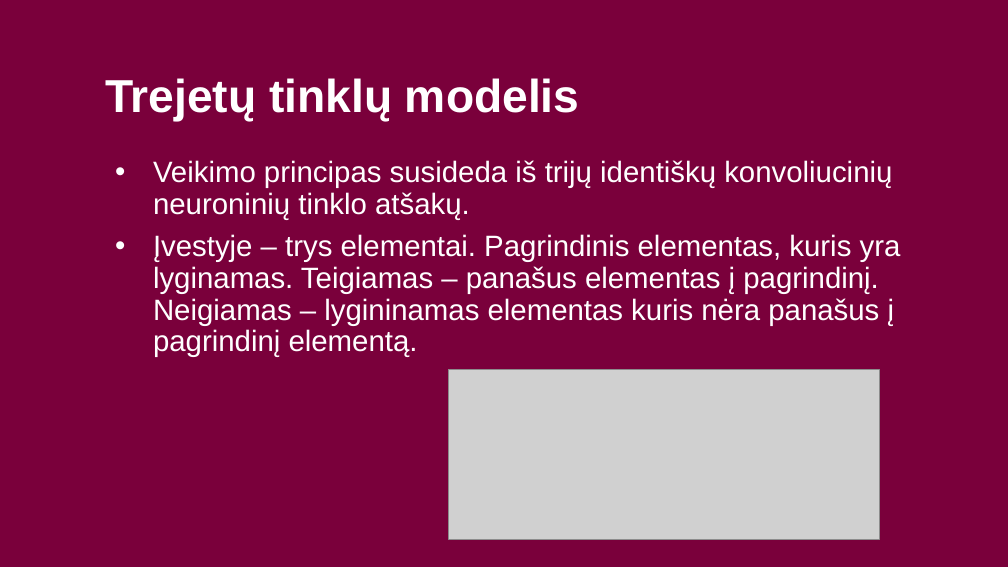
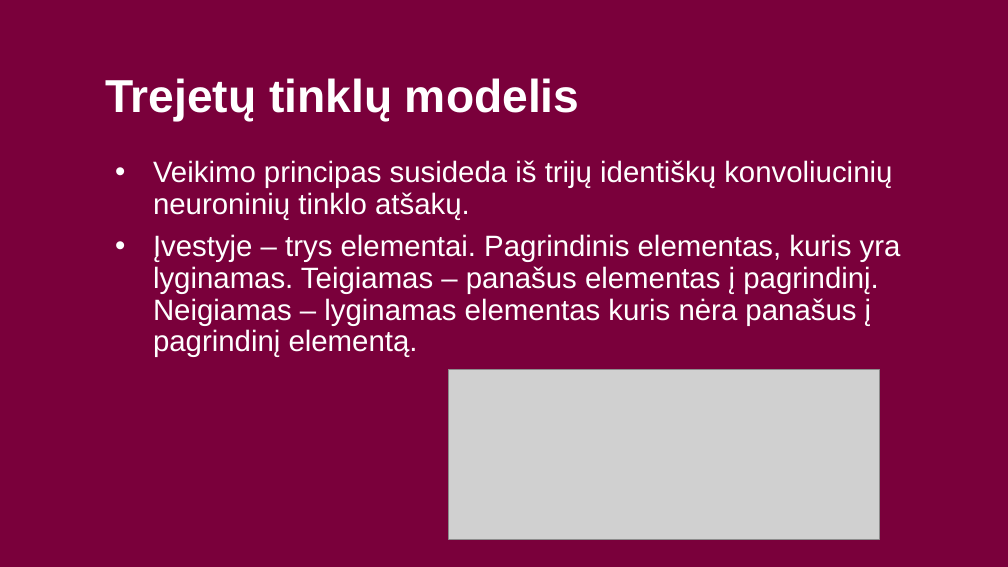
Before and after one commit to butkandrius/kursinis, a slide deck: slide 5 of Presentation/Detalus vaizdų panašumas naudojant trejetų tinklus.pptx. Drawn at 1008x567 pixels with LibreOffice and Linux fonts; fonts in the diff are those of the drawing; grey boxes stand for pictures; background and template pictures are left out. Boxes give left, top, right and bottom in pixels: in the first picture for what was removed or moved away, otherwise in the second. Text is boxed around its words. In the diff, an @@ line names an element or a change of style, - is before the commit and + after.

Commit message:
presentation typo

```diff
--- a/Presentation/Detalus vaizdų panašumas naudojant trejetų tinklus.pptx
+++ b/Presentation/Detalus vaizdų panašumas naudojant trejetų tinklus.pptx
@@ text at box(153, 234, 901, 357): text changed @@
-• Įvestyje – trys elementai. Pagrindinis elementas, kuris yra lyginamas. Teigiamas – panašus elementas į pagrindinį. Neigiamas – lygininamas elementas kuris nėra panašus į pagrindinį elementą.
+• Įvestyje – trys elementai. Pagrindinis elementas, kuris yra lyginamas. Teigiamas – panašus elementas į pagrindinį. Neigiamas – lyginamas elementas kuris nėra panašus į pagrindinį elementą.
```
Also in this commit, not shown: 6 other slides changed.
